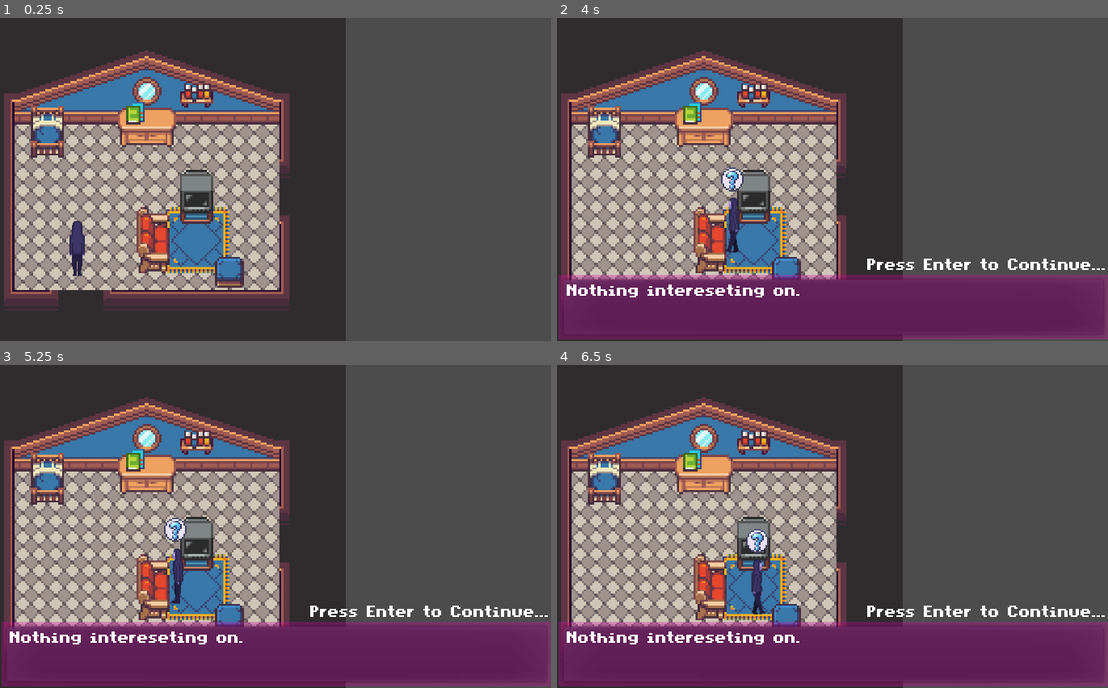
Above: before the commit, frames 1-4 (two rows, left to right).
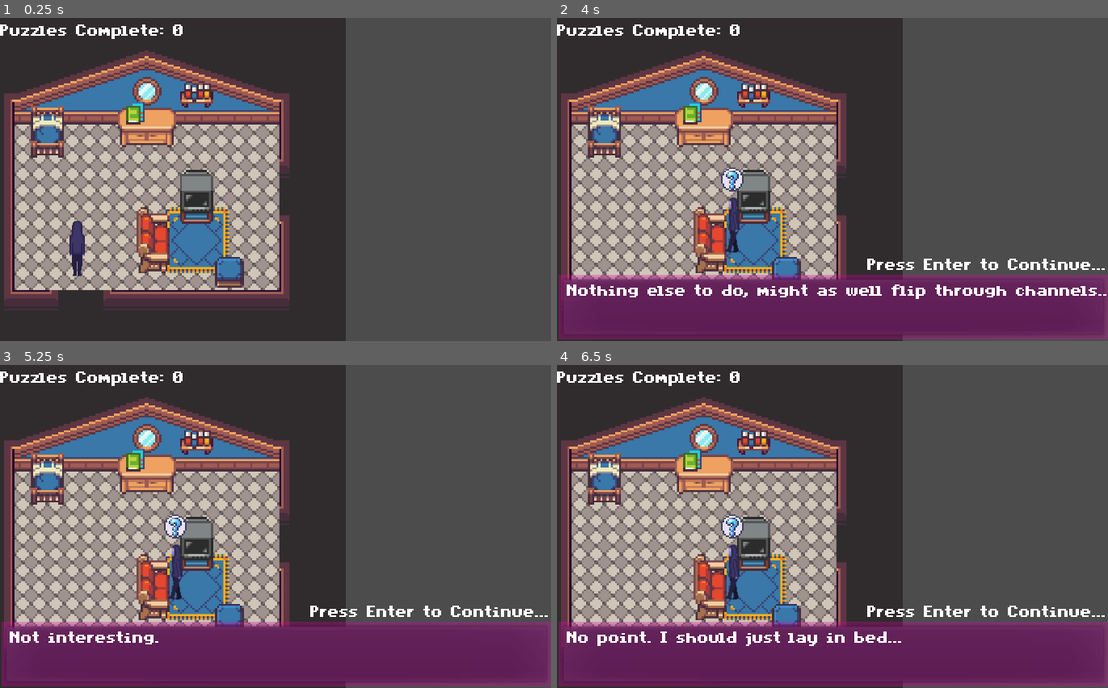
Above: after the commit, the same moments.

Repository: JayTheDaniels/The-Astral-Project
Game: Godot game, scene res://Src/Levels/Bedroom.tscn
Two runs of this game, one before a commit and one after it. Both use one fixed random seed, a clock stepped at 60 frames per second and the inputs below.
Inputs:
- Up to frame 1 (0.25 s): no input
- Up to frame 2 (4 s): tap Enter (accept) at 0.5, 1.35, 2, 2.75, 3.6 s; hold D (right) 0.53-1.28 s; tap Space (interact) at 0.6, 1.55, 2.1, 2.85, 3.8 s; hold Down (down) 1.28-2.03 s; hold D (right) 2.03-2.78 s; hold W (up) 2.78-3.53 s; hold Left (left) from 3.53 s (still down)
- Up to frame 3 (5.25 s): tap Enter (accept) at 4.25, 5 s; tap Space (interact) at 4.35, 5.1 s; release Left (left) at 5.03 s; hold Down (down) from 5.03 s (still down)
- Up to frame 4 (6.5 s): tap Enter (accept) at 5.75, 5.85 s; release Down (down) at 5.78 s; hold D (right) from 5.78 s (still down); tap Space (interact) at 6.05 s

The runs differ from the first frame. In frame 1, 0.5% of the frame differs, in the area x 0-34%, y 2-7%; in frame 2, 1.6%; in frame 3, 1.4%; in frame 4, 2.3%, in the area x 0-63%, y 2-87%.

Commit message:
Bedroom Update
Added a short interaction segment for finding the astral portal. Fixed inconsistencies with other scavenger hunts. Meeting Leela activates hunts in all of the other rooms. Leela activates a progress tracker when you finish puzzle 1.

Diff:
--- a/Src/Code/Global.gd
+++ b/Src/Code/Global.gd
@@ -2,21 +2,22 @@
 
 #top level code for tracking data across levels
 
-signal lives_updated
+signal puzzle_progress
 signal scavengerHuntUpdated
 
 var scavengerHuntLevel = 0 setget set_scavengerHuntLevel
 var scavengerHuntStage = 0 setget set_scavengerHuntStage
-var total_lives = 9
-var remaining_lives = 9 setget set_lives, get_lives
+var total_puzzles = 3
+var completed_puzzles = 0 setget set_puzzles, get_puzzles
 const portal = preload("res://Src/Code/Portal.gd")
+var scavengerHunt = true
 
-func set_lives(value: int) -> void:
-	remaining_lives = value
-	emit_signal("lives_updated")
+func set_puzzles(value: int) -> void:
+	completed_puzzles = value
+	emit_signal("puzzle_progress")
 
-func get_lives() -> int:
-	return remaining_lives
+func get_puzzles() -> int:
+	return completed_puzzles
 
 var player_initial_map_position = Vector2(48, 144)
 
@@ -66,32 +67,33 @@
 
 func office():
 	var todo = get_tree().get_root().get_node("/root/Office/TodoList")
-	if scavengerHuntStage == 2:
+	if scavengerHuntStage == 1:
 		var plant = get_tree().get_root().get_node("/root/Office/HousePlant")
 		plant.InteractText = plant.ScavengerHuntText
-	if scavengerHuntStage == 3:
+	if scavengerHuntStage == 2:
 		var desk = get_tree().get_root().get_node("/root/Office/Desk")
 		desk.InteractText = desk.ScavengerHuntText
+	if scavengerHuntStage == 3:
+		todo.InteractText = todo.ScavengerHuntText
 	if scavengerHuntStage == 4:
-		todo.InteractText = todo.ScavengerHuntText
+		get_tree().get_root().get_node("/root/Office/Mirror").set_script(portal)
 	if scavengerHuntStage == 5:
-		get_tree().get_root().get_node("/root/Office/Mirror").set_script(portal)
-	if scavengerHuntStage == 6:
 		var desk = get_tree().get_root().get_node("/root/AstralOffice/Desk")
 		desk.InteractText = desk.ScavengerHuntText
-	if scavengerHuntStage == 7:
-		get_tree().get_root().get_node("/root/AstralOffice/Mirror").set_script(portal)
+
 
 func living_room():
 	pass
 
 func kitchen():
 	if scavengerHuntStage == 1:
+		var microwave = get_tree().get_root().get_node("/root/Kitchen/Microwave")
+		microwave.InteractText = microwave.ScavengerHuntText
 		var fridge = get_tree().get_root().get_node("/root/Kitchen/Fridge")
 		fridge.InteractText = fridge.ScavengerHuntText
 	if scavengerHuntStage == 2:
 		var microwave = get_tree().get_root().get_node("/root/Kitchen/Microwave")
-		microwave.InteractText = microwave.ScavengerHuntText
+		microwave.InteractText = "Off you go! Just be prepared to come back \n to a very cold pizza."
 		#insert timer here...
 		get_tree().get_root().get_node("/root/Kitchen/Microwave").set_script(portal)
 	if scavengerHuntStage == 3:
@@ -106,6 +108,7 @@
 	if scavengerHuntStage == 6:
 		var stove = get_tree().get_root().get_node("/root/AstralKitchen/Stove")
 		stove.InteractText = "We have all the time in the world here. \n Let’s cook some of those thoughts!"
+		#insert timer here
 
 
 func hallway():
--- a/Src/Code/Leela.gd
+++ b/Src/Code/Leela.gd
@@ -67,6 +67,7 @@
 	if dialogueCounter == 3:
 		dialogue.dialogue = "Let's make a game of it! Beside me is your book shelf. \n Your first clue waits for you there."
 		dialogue.open(self.get_path())
+		Global.scavengerHunt = true
 		Global.scavengerHuntLevel = 1
 		Global.scavengerHuntStage = 1
 	if dialogueCounter == 4:
@@ -78,6 +79,7 @@
 			dialogue.open(self.get_path())
 			get_parent().get_node("UI/CanvasLayer/Lives").show()
 			# use this code for setting the return object
+			Global.completed_puzzles += 1
 			get_tree().get_root().get_node("/root/AstralBedroom/AstralBed").set_script(portal)
 		else:
 			dialogueTotal = 1
@@ -93,7 +95,7 @@
 	if dialogueCounter == 0:
 		dialogue.dialogue = "Friend! Hello again... I have a new gift for you. \n A new puzzle to go with it."
 		dialogue.open(self.get_path())
-		Global.scavengerHuntStage = 6
+		Global.scavengerHuntStage = 5
 	if dialogueCounter == 1:
 		dialogue.dialogue = "Communicate with family, \n research, shop, and play games."
 		dialogue.open(self.get_path())
@@ -101,6 +103,19 @@
 		dialogue.dialogue = "Since this invention swept your world, \n Human life has greatly changed."
 		dialogue.open(self.get_path())
 		interaction_Counter = 1
+	if interaction_Counter == 1:
+		if Global.scavengerHuntStage == 6:
+			dialogue.dialogue = "You're getting better at this human. \n The mirror will take you home now."
+			Global.completed_puzzles += 1
+			get_tree().get_root().get_node("/root/AstralOffice/Mirror").set_script(portal)
+		else:
+			dialogueTotal = 1
+			if dialogueCounter == 1:
+				dialogue.dialogue = "Communicate with family, \n research, shop, and play games."
+				dialogue.open(self.get_path())
+			if dialogueCounter == 2:
+				dialogue.dialogue = "Since this invention swept your world, \n Human life has greatly changed."
+				dialogue.open(self.get_path())
 
 
 
@@ -121,7 +136,7 @@
 	if Global.scavengerHuntStage == 7:
 		dialogue.dialogue = "You don’t have to be so hard on yourself you know. \n You did well. Fire up those radiations and let’s head back!"
 		dialogue.open(self.get_path())
-		#add Leela counter
+		Global.completed_puzzles += 1
 		get_tree().get_root().get_node("/root/AstralKitchen/Microwave").set_script(portal)
 
 
--- a/Src/Code/Object_Base.gd
+++ b/Src/Code/Object_Base.gd
@@ -14,6 +14,7 @@
 onready var dialogue = get_parent().get_node("UI/CanvasLayer/PopupDialog")
 var dialogueCounter = 0
 var dialogueTotal = 0
+var interaction_Counter = 0
 
 
 func interaction():
@@ -21,16 +22,24 @@
 	print ("Dialogue Count: ", dialogueCounter)
 	dialogue.dialogue = InteractText
 	dialogue.open(self.get_path())
-	if startpoint == true:
-		get_start()
-	else:
-		scavengerHunt()
+	if Global.scavengerHunt == true:
+		if startpoint == true:
+			get_start()
+		else:
+			scavengerHunt()
 	#get_parent().get_node("UI/CanvasLayer/Lives").show()
 
 func get_start():
+	if self.name == "TodoList":
+		if Global.scavengerHuntLevel != 3:
+			Global.scavengerHuntLevel = 3
+			Global.scavengerHuntStage = 1
+		if Global.scavengerHuntStage == 3:
+			office_object()
 	if self.name == "Microwave":
-		Global.scavengerHuntLevel = 5
-		Global.scavengerHuntStage = 1
+		if Global.scavengerHuntLevel != 5:
+			Global.scavengerHuntLevel = 5
+			Global.scavengerHuntStage = 1
 
 func scavengerHunt():
 	if Global.scavengerHuntLevel == 1:
@@ -69,25 +78,21 @@
 
 func office_object():
 	if Global.scavengerHuntStage == 1:
-		if self.name == "TodoList":
+		if self.name == "HousePlant":
 			print ("Objective Updated!")
 			Global.scavengerHuntStage = 2
 	if Global.scavengerHuntStage == 2:
-		if self.name == "HousePlant":
+		if self.name == "Desk":
 			print ("Objective Updated!")
 			Global.scavengerHuntStage = 3
 	if Global.scavengerHuntStage == 3:
+		if self.name == "TodoList":
+			print ("Objective Updated!")
+			Global.scavengerHuntStage = 4
+	if Global.scavengerHuntStage == 5:
 		if self.name == "Desk":
 			print ("Objective Updated!")
-			Global.scavengerHuntStage = 4
-	if Global.scavengerHuntStage == 4:
-		if self.name == "TodoList":
-			print ("Objective Updated!")
-			Global.scavengerHuntStage = 5
-	if Global.scavengerHuntStage == 6:
-		if self.name == "Desk":
-			print ("Objective Updated!")
-			Global.scavengerHuntStage = 7
+			Global.scavengerHuntStage = 6
 
 func living_room_object():
 	pass
--- /dev/null
+++ b/Src/Code/TV.gd
@@ -0,0 +1,36 @@
+extends "res://Src/Code/Object_Base.gd"
+const portal = preload("res://Src/Code/Portal.gd")
+
+func interaction():
+	print("Is interacting with " + self.name)
+	print ("Dialogue Count: ", dialogueCounter)
+	dialogue.dialogue = InteractText
+	dialogue.open(self.get_path())
+	boredom()
+	if dialogueCounter >= 4:
+		interaction_Counter += 1
+
+
+func boredom():
+	dialogueTotal = 4
+	if dialogueCounter == 0:
+		dialogue.dialogue = "Nothing else to do, might as well flip through channels..."
+		dialogue.open(self.get_path())
+	if dialogueCounter == 1:
+		dialogue.dialogue = "Seen it."
+		dialogue.open(self.get_path())
+	if dialogueCounter == 2:
+		dialogue.dialogue = "Not interesting."
+		dialogue.open(self.get_path())
+	if dialogueCounter == 3:
+		dialogue.dialogue = "News? Too depressing."
+		dialogue.open(self.get_path())
+	if dialogueCounter == 4:
+		dialogue.dialogue = "No point. I should just lay in bed..."
+		dialogue.open(self.get_path())
+		get_tree().get_root().get_node("/root/Bedroom/Bed").set_script(portal)
+		print("Portal opened")
+	if interaction_Counter >= 1:
+		dialogueTotal = 1
+		dialogue.dialogue = "Still nothing good on, might as well just sleep."
+		dialogue.open(self.get_path())
--- a/Src/Code/UI.gd
+++ b/Src/Code/UI.gd
@@ -6,8 +6,8 @@
 #lives are currently displayed by text, replace with cat pic
 
 func _ready() -> void:
-	Global.connect("lives_updated", self, "update_interface")
+	Global.connect("puzzle_progress", self, "update_interface")
 	update_interface()
 
 func update_interface() -> void:
-	lives.text = "Remaining Lives: %s" % Global.remaining_lives
+	lives.text = "Puzzles Complete: %s" % Global.completed_puzzles
--- a/Src/Levels/AstralBedroom.tscn
+++ b/Src/Levels/AstralBedroom.tscn
@@ -27,6 +27,7 @@
 pause_mode = 2
 position = Vector2( 99.3527, 55.5758 )
 collision_mask = 3
+interaction_room = 1
 
 [node name="Player" parent="." instance=ExtResource( 1 )]
 position = Vector2( 160.094, 54.9846 )
--- a/Src/Levels/AstralOffice.tscn
+++ b/Src/Levels/AstralOffice.tscn
@@ -43,7 +43,7 @@
 InteractText = "Always more work than
 there is time to do it in."
 ScavengerHuntText = "(placeholder) Congrats, you did it!
-Leave using the mirror."
+Return to Leela."
 
 [node name="Mirror" parent="." instance=ExtResource( 5 )]
 position = Vector2( 48, 64 )
--- a/Src/Levels/Bedroom.tscn
+++ b/Src/Levels/Bedroom.tscn
@@ -5,7 +5,7 @@
 [ext_resource path="res://Src/UI/UI.tscn" type="PackedScene" id=3]
 [ext_resource path="res://Src/Game Objects/Door.tscn" type="PackedScene" id=4]
 [ext_resource path="res://Src/Game Objects/Base_Object.tscn" type="PackedScene" id=5]
-[ext_resource path="res://Src/Code/Portal.gd" type="Script" id=6]
+[ext_resource path="res://Src/Code/TV.gd" type="Script" id=6]
 
 [node name="Bedroom" type="YSort" groups=[
 "Normal",
@@ -48,7 +48,8 @@
 
 [node name="Bed" parent="." instance=ExtResource( 5 )]
 position = Vector2( 29.7784, 68.553 )
-script = ExtResource( 6 )
+InteractText = "Home of dreamless sleep and sleepless dreams alike."
+ScavengerHuntText = "What's happening?"
 
 [node name="Couch" parent="." instance=ExtResource( 5 )]
 position = Vector2( 96, 128 )
@@ -58,7 +59,7 @@
 [node name="Television" parent="." instance=ExtResource( 5 )]
 position = Vector2( 121.806, 112.37 )
 scale = Vector2( 0.960005, 1.16 )
-InteractText = "Nothing intereseting on."
+script = ExtResource( 6 )
 
 [node name="Dresser" parent="." instance=ExtResource( 5 )]
 position = Vector2( 90.4223, 56.0466 )
--- a/Src/Levels/Kitchen.tscn
+++ b/Src/Levels/Kitchen.tscn
@@ -45,8 +45,8 @@
 
 [node name="Microwave" parent="." instance=ExtResource( 5 )]
 position = Vector2( 68.7719, 55.7868 )
-InteractText = "Find me food first, gosh."
-ScavengerHuntText = "Off you go!"
+InteractText = "No home is complete without a little radiation."
+ScavengerHuntText = "Find me food first, gosh."
 startpoint = true
 
 [node name="Sink" parent="." instance=ExtResource( 5 )]
--- a/Src/Levels/Office.tscn
+++ b/Src/Levels/Office.tscn
@@ -1,11 +1,10 @@
-[gd_scene load_steps=7 format=2]
+[gd_scene load_steps=6 format=2]
 
 [ext_resource path="res://Assets/office_realworld_v2.png" type="Texture" id=1]
 [ext_resource path="res://Src/Game Objects/Player.tscn" type="PackedScene" id=2]
 [ext_resource path="res://Src/UI/UI.tscn" type="PackedScene" id=3]
 [ext_resource path="res://Src/Game Objects/Door.tscn" type="PackedScene" id=4]
 [ext_resource path="res://Src/Game Objects/Base_Object.tscn" type="PackedScene" id=5]
-[ext_resource path="res://Src/Code/TodoList.gd" type="Script" id=6]
 
 [node name="Office" type="YSort" groups=[
 "Normal",
@@ -64,8 +63,8 @@
 
 [node name="TodoList" parent="." instance=ExtResource( 5 )]
 position = Vector2( 136, 72 )
-script = ExtResource( 6 )
 InteractText = "To Do:
 Water plant, email Liam."
 ScavengerHuntText = "To Do:
 Reflect on life."
+startpoint = true
--- a/Src/UI/UI.tscn
+++ b/Src/UI/UI.tscn
@@ -22,7 +22,6 @@
 }
 
 [node name="Lives" type="Label" parent="CanvasLayer"]
-visible = false
 margin_right = 112.0
 margin_bottom = 14.0
 theme = ExtResource( 6 )
